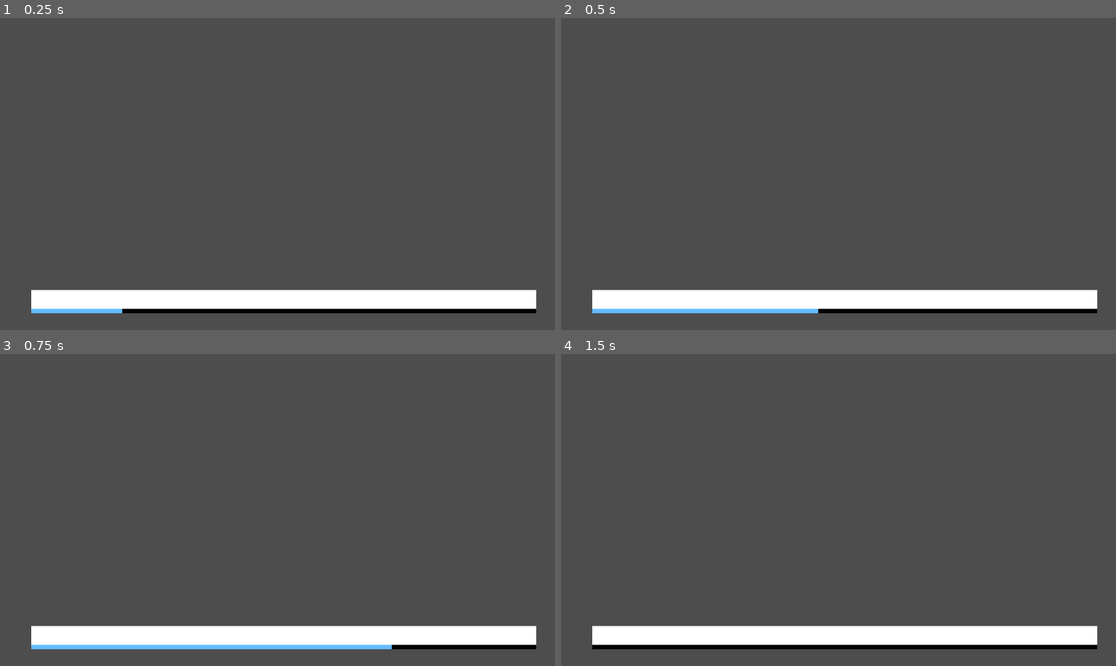
Above: before the commit, frames 1-4 (two rows, left to right).
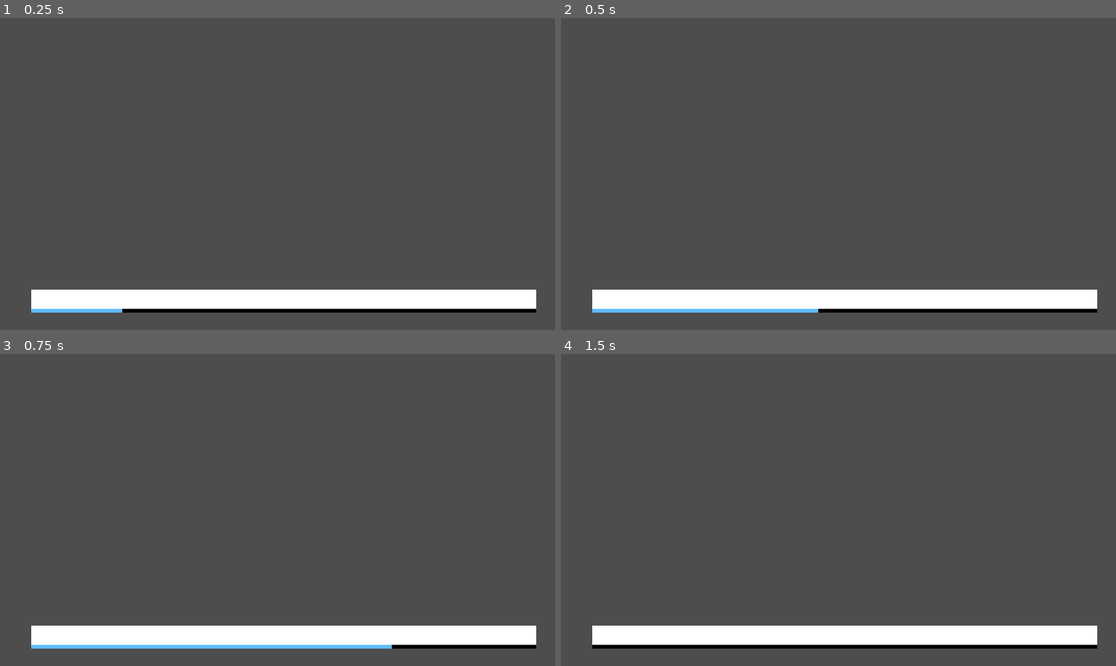
Above: after the commit, the same moments.

Repository: liddyjacob/MetroBeat
Game: Godot game, scene res://AudioTool.tscn
Same seed, same stepped clock (60 frames per second), same inputs: the game is played once before the commit and once after it. Sound files missing from this copy of the repository are replaced by a short silence.
Inputs (mouse positions are in pixels of both pictures, inside the frame that each line leads up to):
- Up to frame 1 (0.25 s): no input
- Up to frame 2 (0.5 s): no input
- Up to frame 3 (0.75 s): move the mouse to (399, 494) at 0.52 s; click (399, 494) at 0.67 s
- Up to frame 4 (1.5 s): move the mouse to (727, 525) at 1.27 s; click (727, 525) at 1.42 s

The runs differ from the first frame. In frame 1, 0.4% of the frame differs, in the area x 5-97%, y 87-95%; in frame 2, 0.4%; in frame 3, 0.4%; in frame 4, 0.4%.

Commit message:
Good for tonight, need to learn more about godot events for later

Diff:
--- a/Audio Labeler Tool/AudioTool.tscn
+++ b/Audio Labeler Tool/AudioTool.tscn
@@ -1,19 +1,49 @@
-[gd_scene load_steps=3 format=3 uid="uid://bswdt37cao7km"]
+[gd_scene load_steps=6 format=3 uid="uid://bswdt37cao7km"]
 
-[ext_resource type="AudioStream" uid="uid://7ee0d7qwvm17" path="res://JPEGMAFIA - I LAY DOWN MY LIFE FOR YOU/JPEGMAFIA - I LAY DOWN MY LIFE FOR YOU - 11 either on or off the drugs.mp3" id="1_3n7bg"]
+[ext_resource type="AudioStream" uid="uid://7ee0d7qwvm17" path="res://music/JPEGMAFIA - I LAY DOWN MY LIFE FOR YOU/JPEGMAFIA - I LAY DOWN MY LIFE FOR YOU - 11 either on or off the drugs.mp3" id="1_omat1"]
 [ext_resource type="Script" path="res://Scripts/Progress.gd" id="2_4u6df"]
+[ext_resource type="Script" path="res://Progress Zone.gd" id="2_d8n4u"]
+[ext_resource type="Script" path="res://Scripts/Boundry.gd" id="3_77bms"]
+
+[sub_resource type="RectangleShape2D" id="RectangleShape2D_aq7p0"]
+size = Vector2(1048, 20)
 
 [node name="AudioTool" type="Control"]
 layout_mode = 3
 anchors_preset = 15
 anchor_right = 1.0
 anchor_bottom = 1.0
+offset_top = -1.0
+offset_bottom = -1.0
 grow_horizontal = 2
 grow_vertical = 2
 
 [node name="MusicPlayer" type="AudioStreamPlayer2D" parent="."]
-stream = ExtResource("1_3n7bg")
+stream = ExtResource("1_omat1")
 autoplay = true
+
+[node name="Progress Zone" type="Area2D" parent="MusicPlayer"]
+script = ExtResource("2_d8n4u")
+
+[node name="ProgressBackground" type="ColorRect" parent="MusicPlayer/Progress Zone"]
+offset_left = 65.0
+offset_top = 604.0
+offset_right = 1113.0
+offset_bottom = 613.0
+color = Color(0, 0, 0, 1)
+
+[node name="Progress" type="ColorRect" parent="MusicPlayer/Progress Zone"]
+offset_left = 65.0
+offset_top = 604.0
+offset_right = 65.0
+offset_bottom = 613.0
+color = Color(0.384314, 0.733333, 1, 1)
+script = ExtResource("2_4u6df")
+
+[node name="Boundry" type="CollisionShape2D" parent="MusicPlayer/Progress Zone"]
+position = Vector2(589, 609)
+shape = SubResource("RectangleShape2D_aq7p0")
+script = ExtResource("3_77bms")
 
 [node name="WaveForm" type="ColorRect" parent="MusicPlayer"]
 offset_left = 65.0
@@ -21,14 +51,6 @@
 offset_right = 1113.0
 offset_bottom = 605.0
 
-[node name="ProgressBackground" type="ColorRect" parent="MusicPlayer/WaveForm"]
-offset_top = 39.0
-offset_right = 1048.0
-offset_bottom = 48.0
-color = Color(0, 0, 0, 1)
-
-[node name="Progress" type="ColorRect" parent="MusicPlayer/WaveForm"]
-offset_top = 39.0
-offset_bottom = 48.0
-color = Color(0.384314, 0.733333, 1, 1)
-script = ExtResource("2_4u6df")
+[connection signal="input_event" from="MusicPlayer/Progress Zone" to="MusicPlayer/Progress Zone" method="_on_input_event"]
+[connection signal="gui_input" from="MusicPlayer/Progress Zone/ProgressBackground" to="MusicPlayer/Progress Zone/Progress" method="_on_progress_background_gui_input"]
+[connection signal="gui_input" from="MusicPlayer/Progress Zone/Progress" to="MusicPlayer/Progress Zone/Progress" method="_on_gui_input"]
--- /dev/null
+++ b/Audio Labeler Tool/Progress Zone.gd
@@ -0,0 +1,17 @@
+extends Area2D
+
+
+# Called when the node enters the scene tree for the first time.
+func _ready():
+	pass # Replace with function body.
+
+
+# Called every frame. 'delta' is the elapsed time since the previous frame.
+func _process(delta):
+	pass
+
+
+func _on_input_event(viewport, event, shape_idx):
+	if event is InputEventMouseButton and event.pressed:
+	# Handle the selection of this matrix tile
+		print("Button pressed")
--- /dev/null
+++ b/Audio Labeler Tool/Scripts/Boundry.gd
@@ -0,0 +1,11 @@
+extends CollisionShape2D
+
+
+# Called when the node enters the scene tree for the first time.
+func _ready():
+	pass # Replace with function body.
+
+
+# Called every frame. 'delta' is the elapsed time since the previous frame.
+func _process(delta):
+	pass
--- /dev/null
+++ b/Audio Labeler Tool/Scripts/CollisionShape2D.gd
@@ -0,0 +1,11 @@
+extends CollisionShape2D
+
+
+# Called when the node enters the scene tree for the first time.
+func _ready():
+	pass # Replace with function body.
+
+
+# Called every frame. 'delta' is the elapsed time since the previous frame.
+func _process(delta):
+	pass
--- a/Audio Labeler Tool/Scripts/Progress.gd
+++ b/Audio Labeler Tool/Scripts/Progress.gd
@@ -10,4 +10,4 @@
 func _process(delta):
 	var music_player = get_parent().get_parent()
 	var playback_position = music_player.get_playback_position() / music_player.stream.get_length()
-	size.x = playback_position * get_parent().size.x
+	size.x = playback_position * get_parent().get_child(0).size.x
--- /dev/null
+++ b/Audio Labeler Tool/Scripts/ProgressClicker.gd
@@ -0,0 +1,11 @@
+extends CollisionShape2D
+
+
+# Called when the node enters the scene tree for the first time.
+func _ready():
+	pass # Replace with function body.
+
+
+# Called every frame. 'delta' is the elapsed time since the previous frame.
+func _process(delta):
+	pass
